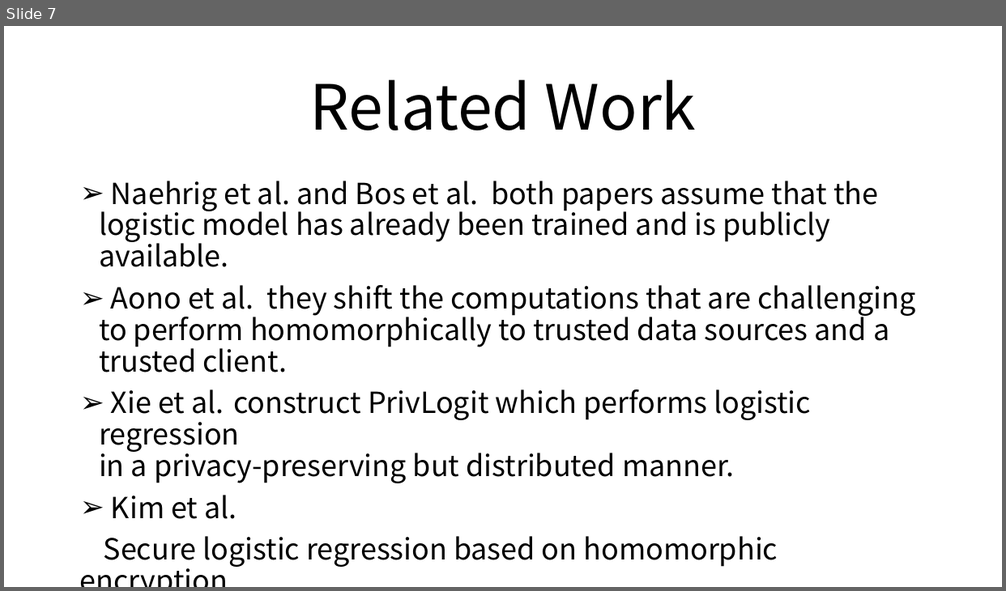
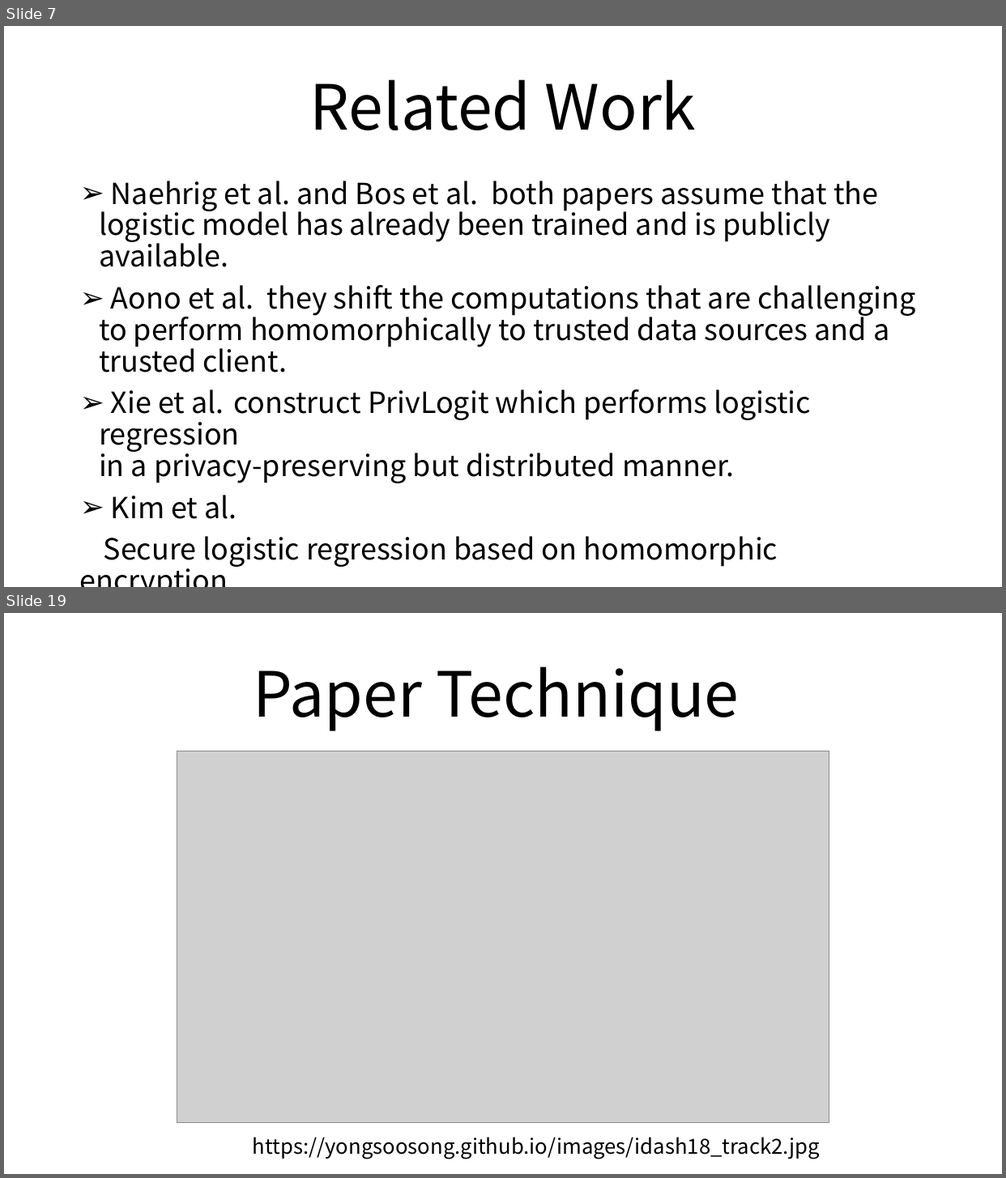
Before and after one commit to HandSonic/REPORTS, a slide deck: NK/20190314 [Paper] Kim, Andrey. [2018] Logistic Regression Model Training based on the Approximate Homomorphic Encryption.pptx. Shown one above the other, each under a label of ours: slide 7 before the commit, slides 7 and 19 after it; the slides between them are not shown. The pictures are 1006x591 and 1006x1178 pixels, drawn with LibreOffice and Linux fonts; fonts in the diff are those of the drawing; grey boxes stand for pictures; background and template pictures are left out. Boxes give left, top, right and bottom in pixels: in the first picture for what was removed or moved away, otherwise in the second. Text is boxed around its words. In the diff, an @@ line names an element or a change of style, - is before the commit and + after.

```diff
--- a/NK/20190314 [Paper] Kim, Andrey. [2018] Logistic Regression Model Training based on the Approximate Homomorphic Encryption.pptx
+++ b/NK/20190314 [Paper] Kim, Andrey. [2018] Logistic Regression Model Training based on the Approximate Homomorphic Encryption.pptx
@@ slide 19 added at box(4, 613, 1002, 1174), background picture (left out) @@
@@ title added at box(253, 666, 739, 731), 60 pt, text #000000 @@
+Paper Technique
@@ picture added at box(177, 752, 829, 1123) @@
@@ text added at box(253, 1137, 820, 1160), 20 pt, text #000000 @@
+https://yongsoosong.github.io/images/idash18_track2.jpg
```
Also in this commit, not shown: 2 slides changed, 21 other slides added.
